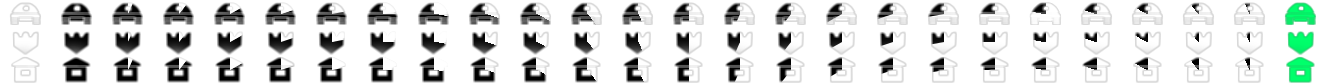
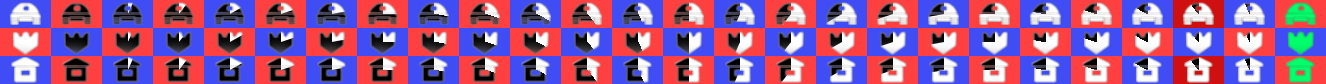
Before/after of a 1326x84 layered artwork. What changed in the layer stack:
painted on "tank 19" over bbox(1029, 2, 1062, 25)
painted on "build 7" over bbox(434, 56, 448, 70)
painted on "def 7" over bbox(434, 31, 447, 42)
painted on "tank 7" over bbox(434, 2, 449, 14)
painted on "build 6" over bbox(383, 56, 397, 70)
painted on "def 6" over bbox(383, 31, 396, 42)
painted on "tank 6" over bbox(383, 2, 397, 14)
painted on "build 5" over bbox(332, 56, 346, 70)
painted on "def 5" over bbox(332, 31, 345, 42)
painted on "tank 4" over bbox(281, 2, 294, 14)
painted on "build 3" over bbox(230, 57, 243, 70)
painted on "def 3" over bbox(230, 31, 243, 42)
painted on "tank 3" over bbox(230, 2, 241, 14)
painted on "build 2" over bbox(179, 57, 187, 70)
painted on "def 2" over bbox(179, 31, 187, 42)
painted on "tank 2" over bbox(179, 2, 187, 14)
showed "stencil" over bbox(0, 0, 1326, 84)
